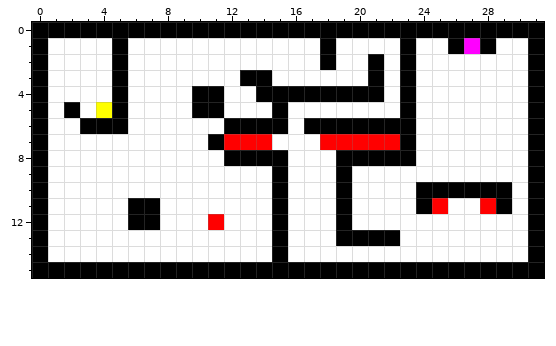
Pixel-art sprite -- Assets/Resources/Textures/Levels/LevelAmbush.png. The picture above is the old version.
The file is 32x16 pixels.
And afterwards:
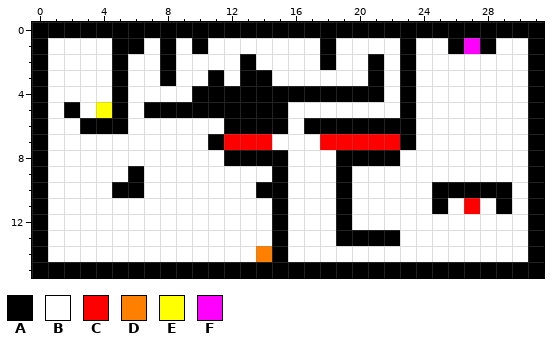
Palette (. is transparent): A #000000  B #ffffff  C #ff0000  D #ff8000  E #ffff00  F #ff00ff
Difference:
Changed rows in their new state; - is an unchanged pixel.
first column x 5:
 1 -A-A-A------------------
 2 ---A----A---------------
 3 ---A--A-----------------
 4 -------AA---------------
 5 --AAA--AAA--------------
 8 ------------------B-----
 9 -A----------------------
10 AA-------A---------B----
11 -BB----------------BA-CB
12 -BB---B-----------------
14 ---------D--------------
Where, in picture pixels (left, top, right, bottom), the same in both pictures:
changed: (128, 38, 272, 118)
changed: (400, 150, 496, 214)
changed: (112, 166, 272, 262)
